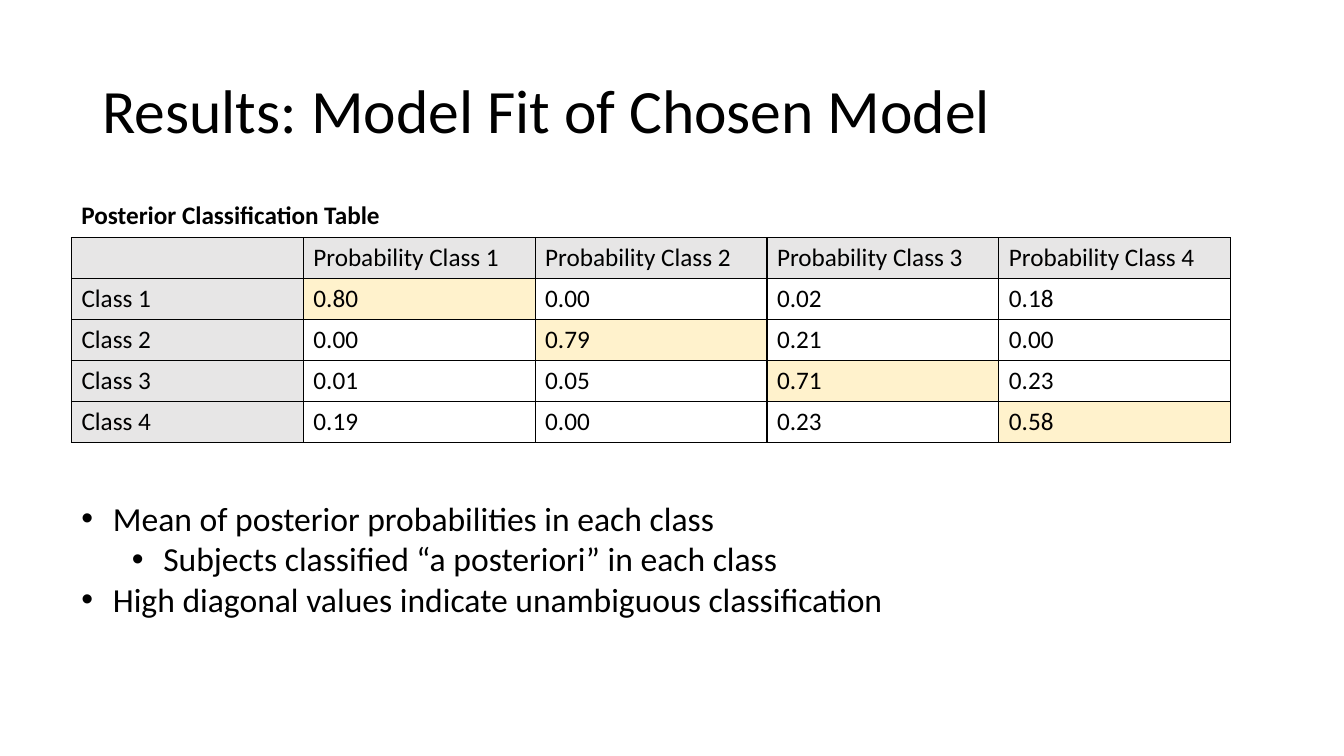
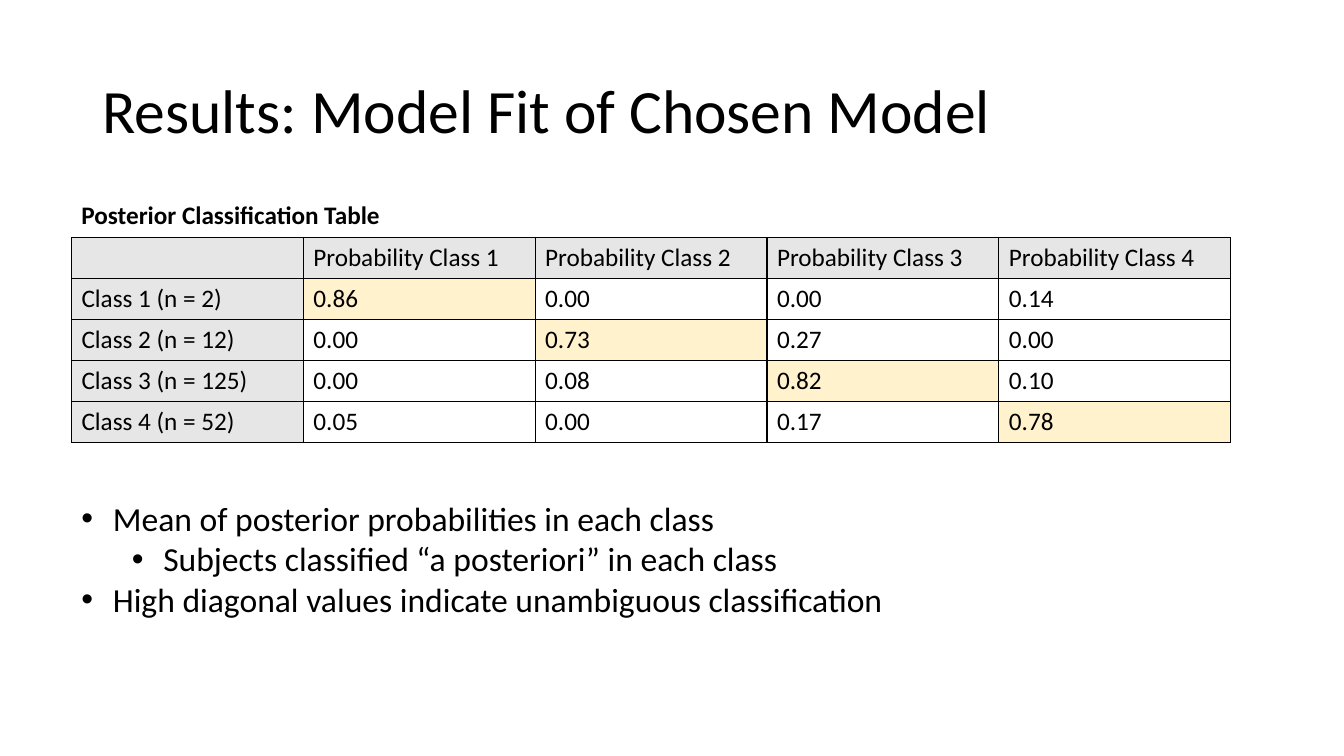
Before and after one commit to caseyicesakamoto/CUANSCHUTZ, a slide deck: slide 28 of Thesis/Results/Thesis Defense.pptx (slide 23 before the commit). Drawn at 1344x756 pixels with LibreOffice and Linux fonts; fonts in the diff are those of the drawing. Boxes give left, top, right and bottom in pixels: in the first picture for what was removed or moved away, otherwise in the second. Text is boxed around its words. In the diff, an @@ line names an element or a change of style, - is before the commit and + after.

```diff
--- a/Thesis/Results/Thesis Defense.pptx
+++ b/Thesis/Results/Thesis Defense.pptx
@@ table at (72, 238, 1231, 442) @@
-row 2: Class 1 | 0.80 | 0.00 | 0.02 | 0.18
+row 2: Class 1 (n = 2) | 0.86 | 0.00 | 0.00 | 0.14
-row 3: Class 2 | 0.00 | 0.79 | 0.21 | 0.00
+row 3: Class 2 (n = 12) | 0.00 | 0.73 | 0.27 | 0.00
-row 4: Class 3 | 0.01 | 0.05 | 0.71 | 0.23
+row 4: Class 3 (n = 125) | 0.00 | 0.08 | 0.82 | 0.10
-row 5: Class 4 | 0.19 | 0.00 | 0.23 | 0.58
+row 5: Class 4 (n = 52) | 0.05 | 0.00 | 0.17 | 0.78
```
Also in this commit, not shown: 19 other slides changed, 13 slides added, 2 slides removed, 3 other files.
